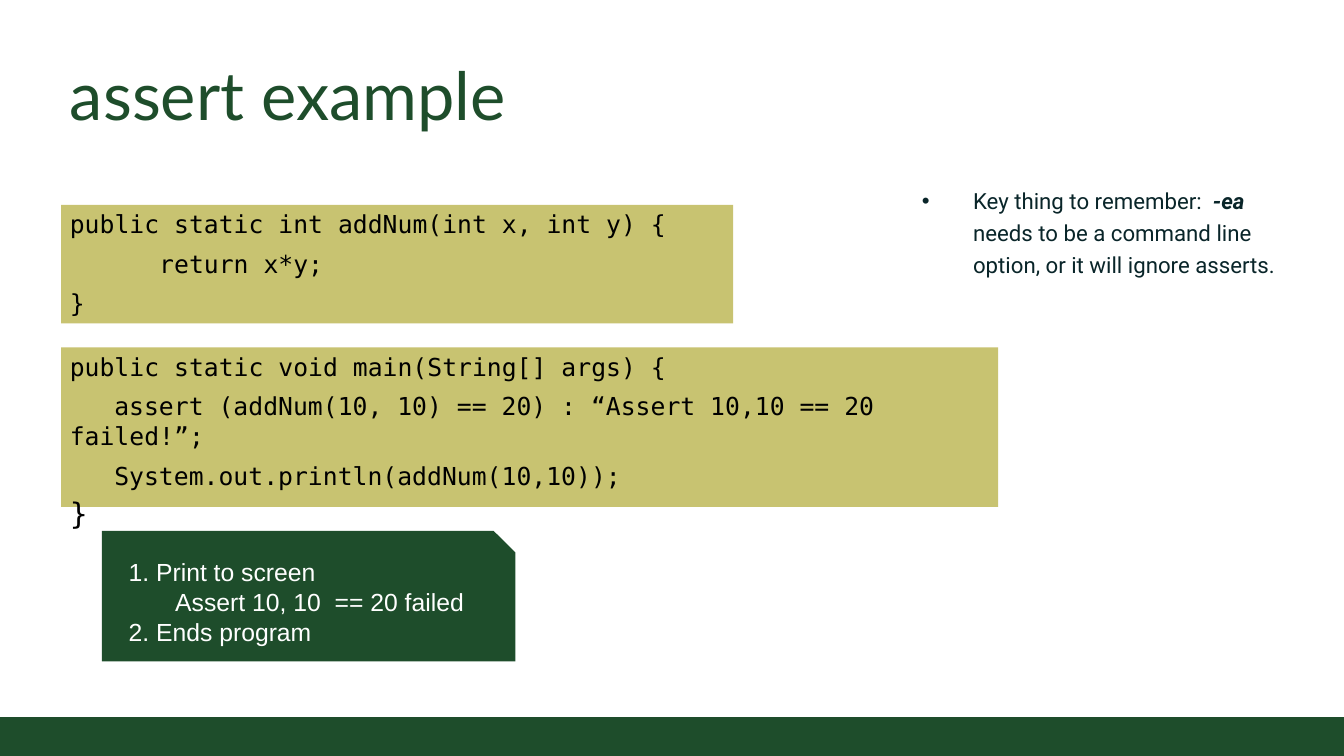
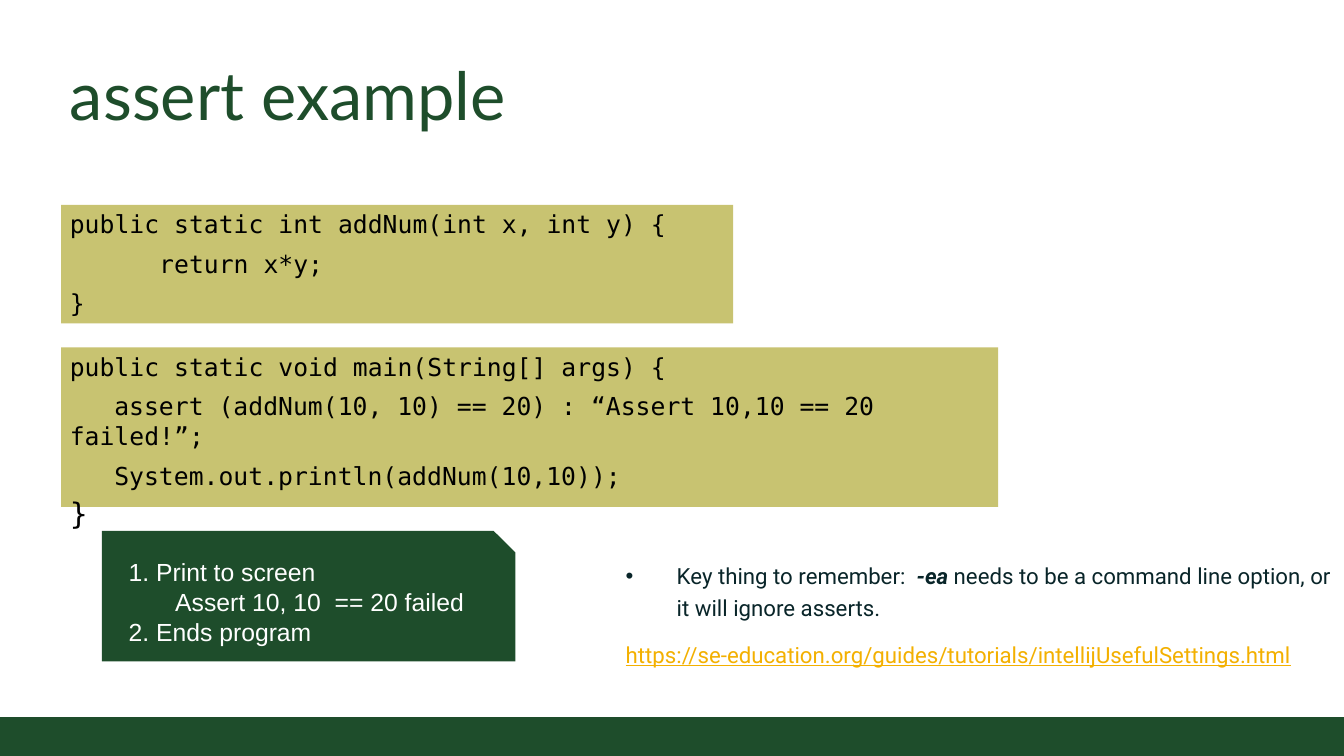
Before and after one commit to CSU-CompSci-CS163-4/Handouts, a slide deck: slide 7 of slides/On-Campus/06_03_MoreMethods.pptx. Drawn at 1344x756 pixels with LibreOffice and Linux fonts; fonts in the diff are those of the drawing; background and template pictures are left out. Boxes give left, top, right and bottom in pixels: in the first picture for what was removed or moved away, otherwise in the second. Text is boxed around its words. In the diff, an @@ line names an element or a change of style, - is before the commit and + after.

Commit message:
added pass by value examples

```diff
--- a/slides/On-Campus/06_03_MoreMethods.pptx
+++ b/slides/On-Campus/06_03_MoreMethods.pptx
@@ text "Key thing to remember: -ea ...": place and size @@
-text "Key thing to remember: -ea ..." at [973, 192, 1274, 278]
+text "Key thing to remember: -ea ..." at [626, 567, 1330, 668]
@@ text at [626, 646, 1291, 668]: paragraph added @@
+https://se-education.org/guides/tutorials/intellijUsefulSettings.html
```
Also in this commit, not shown: 1 other slide changed, 6 slides added, 2 other files.
